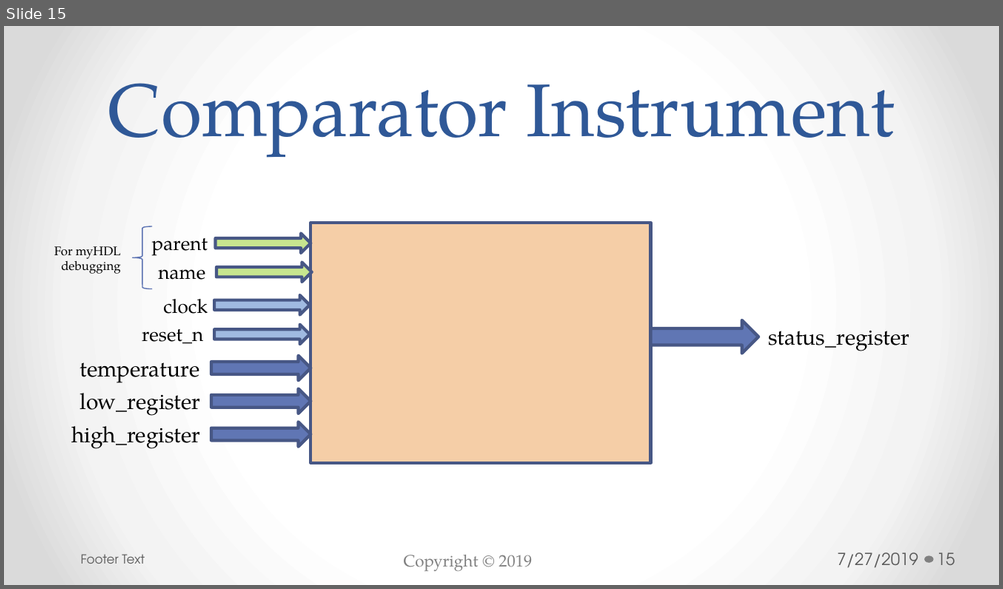
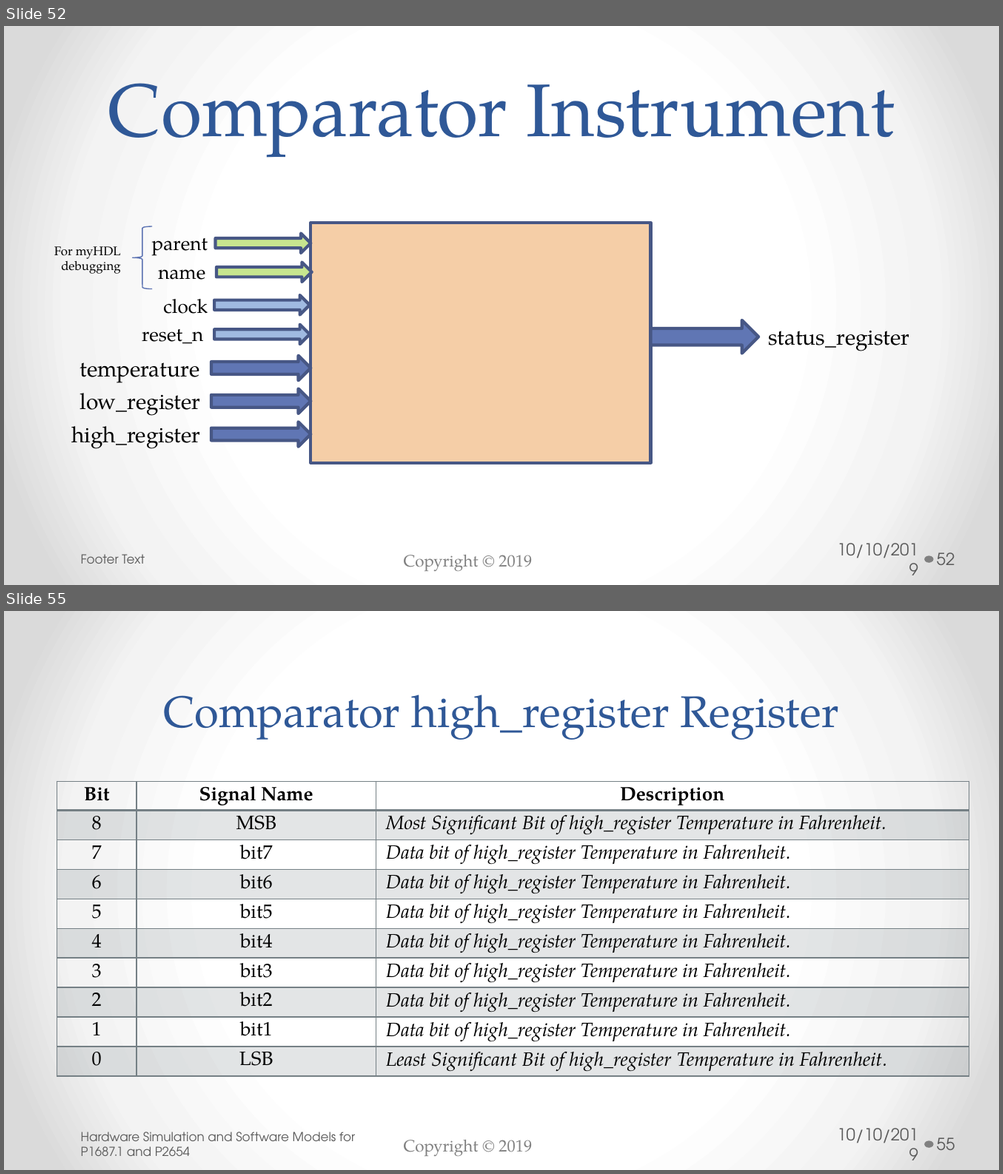
Before and after one commit to bradfordvt/P2654Simulations, a slide deck: docs/HLD.pptx. Shown one above the other, each under a label of ours: slide 15 before the commit, slides 52 and 55 after it; the slides between them are not shown. The pictures are 1003x589 and 1003x1174 pixels, drawn with LibreOffice and Linux fonts; fonts in the diff are those of the drawing; background and template pictures are left out. Boxes give left, top, right and bottom in pixels: in the first picture for what was removed or moved away, otherwise in the second. Text is boxed around its words. In the diff, an @@ line names an element or a change of style, - is before the commit and + after.

Commit message:
Updated HLD document to include latest view of models and architecture.  This second draft is to be shared with the IEEE P2654 team on 14 Oct 2019.

```diff
--- a/docs/HLD.pptx
+++ b/docs/HLD.pptx
@@ slide 55 added at <box>4,611,999,1170</box>, background gradient #FFFFFF to #F4F4F4 to #DADADA; not listed: 2 template elements that a slide beside it also shows @@
@@ title added at <box>163,695,839,740</box>, 32 pt, text #2F5897 @@
+Comparator high_register Register
@@ table added at <box>57,781,969,1112</box>, 10 rows, 3 columns @@
+Bit | Signal Name | Description
+8 | MSB | Most Significant Bit of high_register Temperature in Fahrenheit.
+7 | bit7 | Data bit of high_register Temperature in Fahrenheit.
+6 | bit6 | Data bit of high_register Temperature in Fahrenheit.
+5 | bit5 | Data bit of high_register Temperature in Fahrenheit.
+4 | bit4 | Data bit of high_register Temperature in Fahrenheit.
+3 | bit3 | Data bit of high_register Temperature in Fahrenheit.
+2 | bit2 | Data bit of high_register Temperature in Fahrenheit.
+1 | bit1 | Data bit of high_register Temperature in Fahrenheit.
+0 | LSB | Least Significant Bit of high_register Temperature in Fahrenheit.
@@ text added at <box>81,1132,355,1156</box>, 9 pt, text #595959 @@
+Hardware Simulation and Software Models for P1687.1 and P2654
@@ text added at <box>836,1128,918,1144</box>, 12 pt, text #595959 @@
+10/10/2019
@@ page number added at <box>936,1138,955,1150</box>, 12 pt, text #595959 @@
+55
@@ what was slide 15 is now slide 52 @@
@@ slide 52 changed as well @@
@@ text at <box>836,543,918,559</box>: text changed @@
-7/27/2019
+10/10/2019
@@ page number at <box>936,553,955,565</box>: text changed @@
-15
+52
```
Also in this commit, not shown: 14 other slides changed, 61 other slides added.
